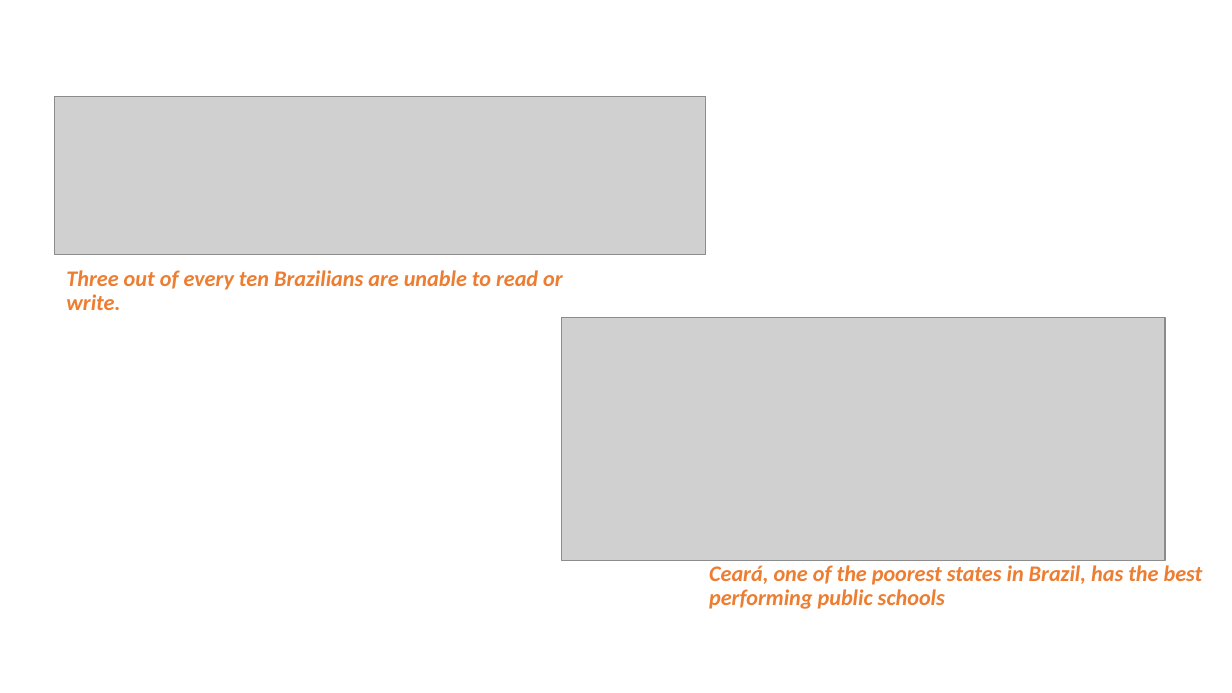
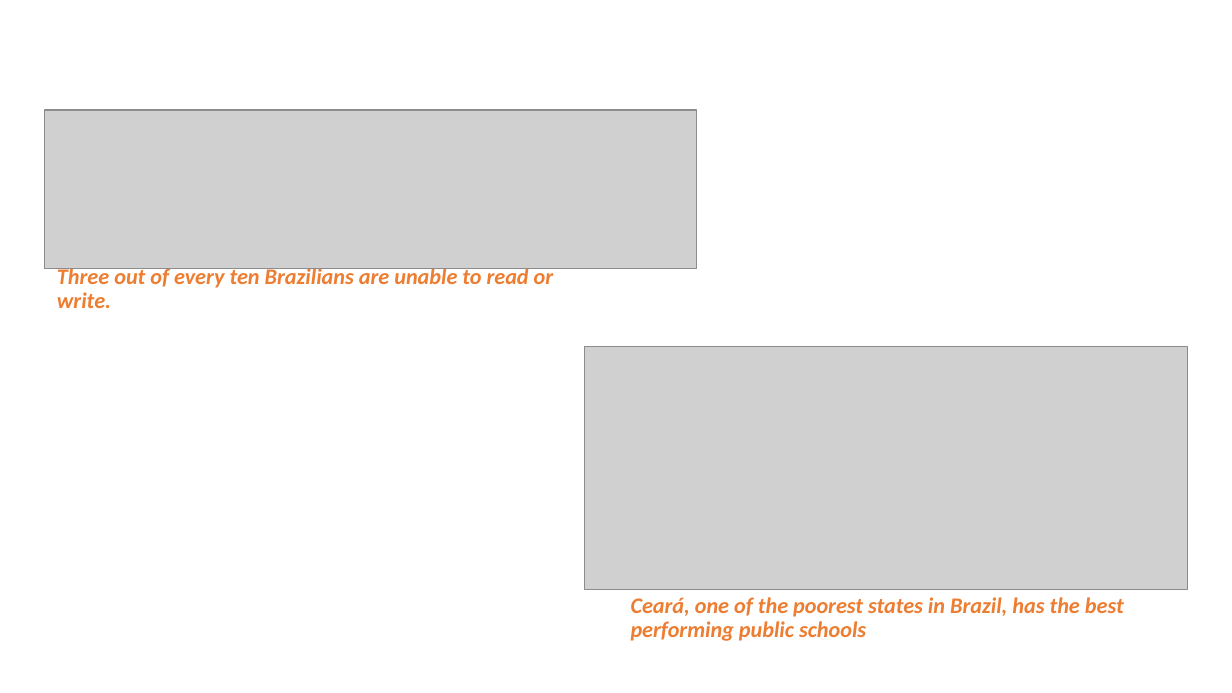
Before and after one commit to galileukim/patronage-education, a slide deck: slide 2 of presentation/2020_presentation_patronage_brazil_lab.pptx. Drawn at 1232x693 pixels with LibreOffice and Linux fonts; fonts in the diff are those of the drawing; grey boxes stand for pictures. Boxes give left, top, right and bottom in pixels: in the first picture for what was removed or moved away, otherwise in the second. Text is boxed around its words. In the diff, an @@ line names an element or a change of style, - is before the commit and + after.

```diff
--- a/presentation/2020_presentation_patronage_brazil_lab.pptx
+++ b/presentation/2020_presentation_patronage_brazil_lab.pptx
@@ picture: place and size @@
-picture at <box>54,96,706,254</box>
+picture at <box>44,110,696,267</box>
@@ text "Three out of every ten ...": place and size @@
-text "Three out of every ten ..." at <box>66,270,563,310</box>
+text "Three out of every ten ..." at <box>57,265,554,308</box>
@@ picture: place and size @@
-picture at <box>562,318,1165,562</box>
+picture at <box>584,346,1188,590</box>
@@ text "Ceará, one of the poorest ...": place and size @@
-text "Ceará, one of the poorest ..." at <box>709,565,1203,609</box>
+text "Ceará, one of the poorest ..." at <box>631,597,1124,641</box>
```
Also in this commit, not shown: 7 other slides changed, 4 slides added, 2 slides removed, 2 other files.
